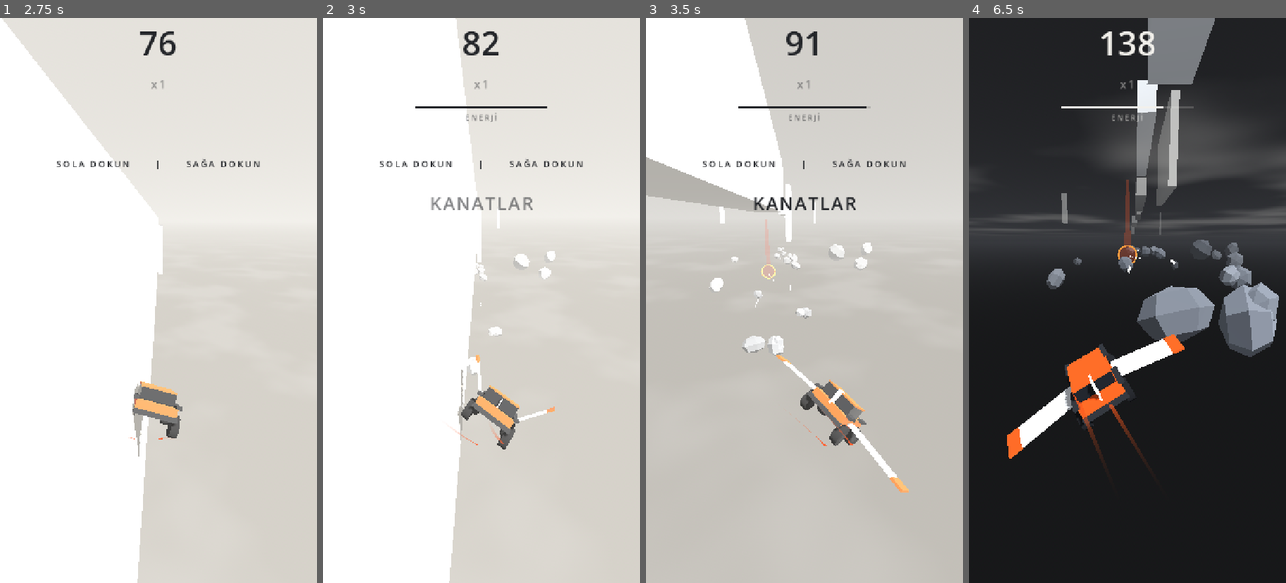
Above: before the commit, frames 1-4 (left to right).
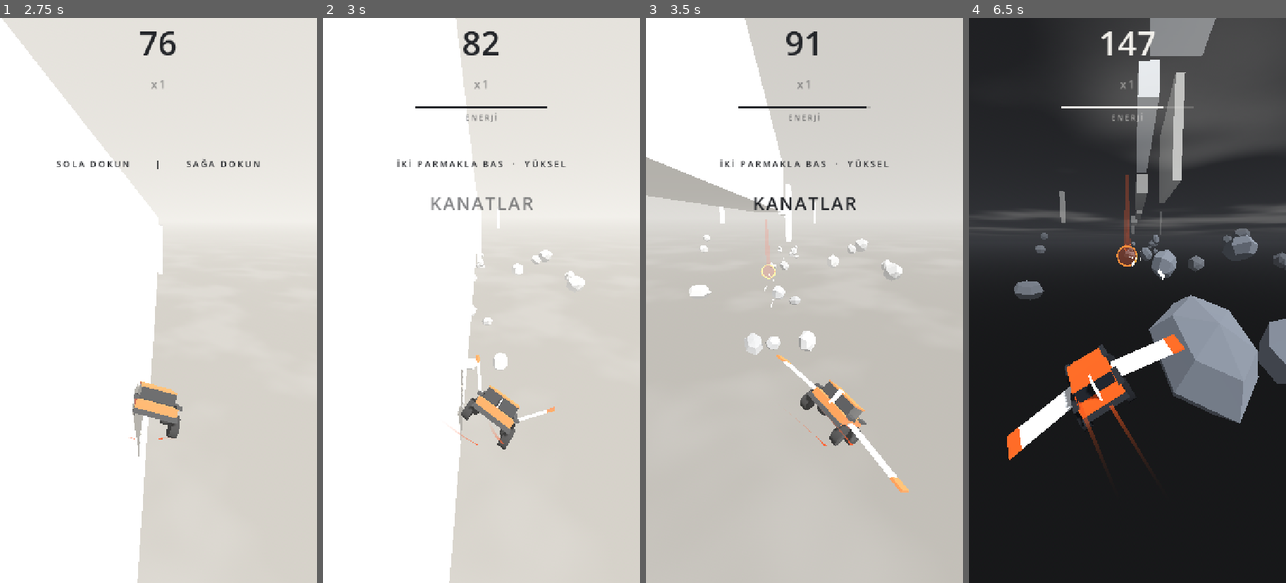
Above: after the commit, the same moments.

Repository: basarbellisan/Runny
Game: Godot game, scene res://scenes/menu.tscn
Same seed, same stepped clock (60 frames per second), same inputs: the game is played once before the commit and once after it.
Inputs (mouse positions are in pixels of both pictures, inside the frame that each line leads up to):
- Up to frame 1 (2.75 s): click "BAŞLA" at 0.5 s; tap Enter at 1.25, 1.35 s; move the mouse to (228, 272) at 1.27 s; hold D 1.28-2 s; click (228, 272) at 1.42 s; tap Space at 1.52 s; drag from (95, 328) to (142, 413) at 2.02 s
- Up to frame 2 (3 s): move the mouse to (513, 176) at 2.77 s; hold D from 2.78 s (still down); tap Enter at 2.85 s
- Up to frame 3 (3.5 s): keep holding D
- Up to frame 4 (6.5 s): release D at 3.5 s; drag from (1111, 413) to (1032, 215) at 3.52 s; move the mouse to (1222, 385) at 4.27 s; hold A 4.28-5 s; tap Enter at 4.35, 5.85 s; tap Space at 4.52 s; drag from (1032, 215) to (1079, 159) at 5.02 s; move the mouse to (1143, 300) at 5.77 s; hold A from 5.78 s (still down); click (1143, 300) at 5.92 s

Frame 1 is identical in both runs. In frame 2, 1.1% of the frame differs, in the area x 17-83%, y 25-63%; in frame 3, 1.7%; in frame 4, 20%, in the area x 8-100%, y 0-79%.

Commit message:
Uçuşta iki parmak: yükselme
- Uçarken iki parmakla basılı tutunca araba hızlanmak yerine uçuş
  yüksekliğinin ~8 m üstüne yükselir; bırakınca süzülerek iner.
  Yükselirken enerji 2.5 kat hızlı biter, direksiyon çalışmaz.
- Kayaların bir kısmı (%25) yukarıda süzülür, kristal dizilerinin bir
  kısmı (%35) yukarıda çıkar.
- İlk üç uçuşta yükselme ipucu.
- Portal planlaması: iniş sonrası pay kademeli azaltılarak portalın
  enerjinin yetmeyeceği kadar uzağa itilmesi önlendi. Portallar arası
  süre 7-10 sn.
- Ayar paneline yükselme ve yukarıdaki kaya/kristal ayarları eklendi.

Co-Authored-By: Claude Opus 5.5 <noreply@anthropic.com>
Claude-Session: https://claude.ai/code/session_016S88RPn945sNcGg6oLe6PH

Diff:
--- a/scripts/audio.gd
+++ b/scripts/audio.gd
@@ -96,8 +96,8 @@
 			pitch_target += 0.3
 			wind_target = 0.9
 		Car.Mode.FLYING:
-			engine_target = 0.45
-			pitch_target += 0.15
+			engine_target = 0.45 + (0.35 if car.climbing else 0.0)
+			pitch_target += 0.15 + (0.3 if car.climbing else 0.0)
 			wind_target = 0.5 + 0.25 * speed01
 		Car.Mode.LAUNCH:
 			engine_target = 0.7
--- a/scripts/autopilot.gd
+++ b/scripts/autopilot.gd
@@ -29,7 +29,7 @@
 	if car.mode == Car.Mode.FLYING or car.mode == Car.Mode.FALLING:
 		_drive_time = 0.0
 		_diving = false
-		return Vector2(_fly_steer(), 0.0)
+		return Vector2(_fly_steer(), 0.0) if not _should_climb() else Vector2(0.0, 1.0)
 	return _drive_input()
 
 
@@ -93,5 +93,28 @@
 	return _toward(best - pos.x, 0.4)
 
 
+## Hemen önümüzde alçak bir kaya varsa (ve yukarısı boşsa) yüksel
+func _should_climb() -> bool:
+	if not use_boost or car.mode != Car.Mode.FLYING:
+		return false
+	var pos := car.global_position
+	var forward := maxf(-car.velocity.z, 1.0)
+	# Portala yaklaşırken alçakta kal
+	var portal := lower.next_portal(pos.z)
+	if portal != null and pos.z - portal.z < forward * 2.5:
+		return false
+	var low_ahead := false
+	for r in lower.rocks:
+		var d: float = pos.z - r.z
+		if d < 0.0 or d > forward * 0.9:
+			continue
+		var ry: float = r.node.position.y
+		if absf(r.x - pos.x) < r.r + 2.0:
+			if ry > car.flight_altitude + 3.0:
+				return false
+			low_ahead = true
+	return low_ahead
+
+
 func _toward(err: float, dead_zone: float) -> float:
 	return 0.0 if absf(err) < dead_zone else signf(err)
--- a/scripts/car.gd
+++ b/scripts/car.gd
@@ -1,7 +1,8 @@
 class_name Car
 extends CharacterBody3D
 ## Kendiliğinden ileri giden araba. Oyuncu sağ/sol yapar; iki parmakla
-## (iki yarıya birden) basınca gaz verir. Gaz verirken direksiyon çalışmaz.
+## (iki yarıya birden) basınca yolda gaz verir, uçarken yükselir.
+## İki parmakla basarken direksiyon çalışmaz.
 ##
 ## Modlar:
 ##  DRIVE   – üst katmanda yolda (yolun sonunda hızıyla havaya fırlar)
@@ -64,6 +65,10 @@
 ## Dalış sırasında ileri hız oranı
 @export_range(0.0, 1.0) var dive_forward_scale := 0.4
 @export var flight_steer_accel := 45.0
+## Uçarken iki parmakla uçuş yüksekliğinin en fazla bu kadar üstüne çıkılır (m)
+@export var climb_height := 8.0
+## Yükselme hızı (m/s)
+@export var climb_speed := 9.0
 ## Kanatsız düşerken uçuş yüksekliğinin bu kadar altı: uçurum
 @export var abyss_depth := 30.0
 
@@ -77,6 +82,10 @@
 var boost_level := 0.0
 ## Oyuncu şu an gaza basıyor mu
 var boosting := false
+## Uçarken iki parmak: yükseliyor muyuz
+var climbing: bool:
+	get:
+		return boosting and mode == Mode.FLYING
 var forward_speed: float:
 	get:
 		return speed + boost_extra()
@@ -261,10 +270,13 @@
 
 
 func _flying(delta: float) -> void:
-	var dy := flight_altitude - global_position.y
-	var diving := dy < -3.0
-	velocity.y = move_toward(velocity.y, clampf(dy * 2.0, -dive_speed, 8.0), 40.0 * delta)
-	var forward := speed * dive_forward_scale if diving else forward_speed
+	# İki parmak: yüksel; bırakınca uçuş yüksekliğine süzül
+	var target := flight_altitude + (climb_height if climbing else 0.0)
+	var dy := target - global_position.y
+	# Yukarıdan ilk dalış (alt katmana iniş) sırasında ileri hız düşük
+	var diving := global_position.y > flight_altitude + climb_height + 2.0
+	velocity.y = move_toward(velocity.y, clampf(dy * 2.0, -dive_speed, climb_speed), 40.0 * delta)
+	var forward := speed * dive_forward_scale if diving else speed
 	velocity.z = move_toward(velocity.z, -forward, 20.0 * delta)
 	velocity.x = move_toward(velocity.x, _steer * steer_speed, flight_steer_accel * delta)
 	move_and_slide()
@@ -333,7 +345,7 @@
 func _update_boost(delta: float) -> void:
 	if mode == Mode.DRIVE and not is_on_floor():
 		return
-	if boosting and (mode == Mode.DRIVE or mode == Mode.FLYING):
+	if boosting and mode == Mode.DRIVE:
 		boost_level = minf(boost_level + delta / boost_rise_time, 1.0)
 	else:
 		boost_level = maxf(boost_level - delta / boost_fall_time, 0.0)
--- a/scripts/game.gd
+++ b/scripts/game.gd
@@ -49,7 +49,7 @@
 ## Uçarken saniyede harcanan kanat enerjisi
 var energy_drain := 6.0
 var crystal_energy := 15.0
-## Uçarken gaza basılırsa enerji bu kat hızlı harcanır
+## Uçarken yükselirken (iki parmak) enerji bu kat hızlı harcanır
 var boost_drain_factor := 2.5
 
 var score := 0.0
@@ -113,7 +113,7 @@
 				hud.popup("x%d" % multiplier)
 				Audio.play("multiplier")
 		Car.Mode.FLYING:
-			energy -= energy_drain * delta * (boost_drain_factor if car.boosting else 1.0)
+			energy -= energy_drain * delta * (boost_drain_factor if car.climbing else 1.0)
 			if energy < MAX_ENERGY * 0.3 and not _energy_warned:
 				_energy_warned = true
 				Audio.play("energy_low")
@@ -165,6 +165,7 @@
 			hud.show_energy(true)
 			hud.popup("KANATLAR")
 			Audio.play("wings")
+			_flight_hint()
 		Car.Mode.LAUNCH:
 			hud.show_energy(false)
 			hud.popup("YUKARI", true)
@@ -204,6 +205,16 @@
 func _on_exploded() -> void:
 	Audio.play("explosion")
 	$Camera.shake(1.0)
+
+
+## İlk birkaç uçuşta yükselme ipucu
+func _flight_hint() -> void:
+	var cfg := _load_save()
+	var flights := int(cfg.get_value("tutorial", "flights", 0))
+	if flights < 3:
+		hud.hint("İKİ PARMAKLA BAS  ·  YÜKSEL", 2.5)
+		cfg.set_value("tutorial", "flights", flights + 1)
+		cfg.save(SAVE_PATH)
 
 
 ## İlk yolun sonuna yaklaşırken, oyuncu gazı öğrenene kadar ipucu göster
--- a/scripts/lower_layer.gd
+++ b/scripts/lower_layer.gd
@@ -18,12 +18,16 @@
 @export var fill_distance := 350.0
 @export var corridor_half_width := 14.0
 ## Portallar arası süre (saniye, o anki hızla)
-@export var portal_interval := Vector2(9.0, 12.0)
+@export var portal_interval := Vector2(7.0, 10.0)
 @export var first_portal_time := Vector2(5.0, 7.0)
 ## Kaya sırası başına kaya sayısı (en az, en çok)
 @export var rocks_per_row := Vector2(1, 3)
 ## Kaya sıraları arası süre (saniye, o anki hızla)
 @export var row_interval := Vector2(0.7, 1.0)
+## Kayanın yukarıda (yükselerek kaçılan yükseklikte) süzülme şansı
+@export_range(0.0, 1.0) var high_rock_chance := 0.25
+## Kristal dizisinin yukarıda çıkma şansı
+@export_range(0.0, 1.0) var high_crystal_chance := 0.35
 ## Portaldan yukarıdaki yola iniş süresi (yaklaşık)
 @export var launch_time := 3.0
 
@@ -145,9 +149,16 @@
 ## Portal yolların hizasından yana kaydırılır ki araba yükselirken yollara girmesin.
 func _plan_portal(z_desired: float) -> Portal:
 	var v := roads.estimate_speed(car.global_position.z - z_desired)
-	# İnişten sonra hizalanıp gaza basmaya yetecek kadar yol kalsın (~1.8 sn)
+	# İnişten sonra hizalanıp gaza basmaya yetecek kadar yol kalsın. Önce bol
+	# pay (1.8 sn) ara; istenen yerden çok ileride kalıyorsa payı azalt ki
+	# portal enerjinin yetmeyeceği kadar uzağa itilmesin.
 	var v_boost := v + car.boost_extra(1.0)
-	var landing := roads.find_landing(z_desired - v * launch_time, 12.0, v_boost * 1.8 + 10.0)
+	var z_land := z_desired - v * launch_time
+	var landing := {}
+	for run_up in [1.8, 1.3, 0.9]:
+		landing = roads.find_landing(z_land, 12.0, v_boost * run_up + 10.0)
+		if not landing.is_empty() and landing.z > z_land - v * 2.0:
+			break
 	if landing.is_empty():
 		return null
 	var seg: RoadGenerator.Segment = landing.seg
@@ -173,7 +184,7 @@
 		var r := _rng.randf_range(2.0, 3.8)
 		var pos := Vector3(
 			cx + _rng.randf_range(-corridor_half_width, corridor_half_width),
-			fy + _rng.randf_range(-1.0, 1.0),
+			fy + (_rng.randf_range(4.5, 8.0) if _rng.randf() < high_rock_chance else _rng.randf_range(-1.0, 1.0)),
 			z + _rng.randf_range(-2.0, 2.0))
 		row.append(_spawn_rock(pos, r))
 
@@ -181,8 +192,10 @@
 		for attempt in 5:
 			var x := cx + _rng.randf_range(-10.0, 10.0)
 			if row.all(func(rk): return absf(rk.x - x) > rk.r + 2.0):
+				# Bazı kristal dizileri yukarıda: yükselmenin ödülü
+				var y := fy + (6.5 if _rng.randf() < high_crystal_chance else 0.0)
 				for k in 3:
-					_spawn_crystal(Vector3(x, fy, z - 9.0 - k * 4.0))
+					_spawn_crystal(Vector3(x, y, z - 9.0 - k * 4.0))
 				break
 
 	# Uzakta süzülen kayalar (dekor)
--- a/scripts/tuning.gd
+++ b/scripts/tuning.gd
@@ -32,7 +32,11 @@
 	["YOLLAR", "roads", "difficulty_distance", "Zorlaşma mesafesi (m)", 500, 10000, 100],
 	["YOLLAR", "roads", "side_road_chance", "Yan yol şansı", 0, 1, 0.05],
 	["UÇUŞ", "game", "energy_drain", "Enerji harcama (sn)", 1, 20, 0.5],
-	["UÇUŞ", "game", "boost_drain_factor", "Gazda harcama katı", 1, 5, 0.1],
+	["UÇUŞ", "game", "boost_drain_factor", "Yükselirken harcama katı", 1, 5, 0.1],
+	["UÇUŞ", "car", "climb_height", "En fazla yükselme (m)", 2, 14, 0.5],
+	["UÇUŞ", "car", "climb_speed", "Yükselme hızı", 2, 20, 0.5],
+	["UÇUŞ", "lower", "high_rock_chance", "Yukarıdaki kaya şansı", 0, 1, 0.05],
+	["UÇUŞ", "lower", "high_crystal_chance", "Yukarıdaki kristal şansı", 0, 1, 0.05],
 	["UÇUŞ", "game", "crystal_energy", "Kristal enerjisi", 0, 50, 1],
 	["UÇUŞ", "lower", "portal_interval:x", "Portal aralığı en az (sn)", 3, 30, 0.5],
 	["UÇUŞ", "lower", "portal_interval:y", "Portal aralığı en çok (sn)", 3, 30, 0.5],
Not shown, changed: README.md
